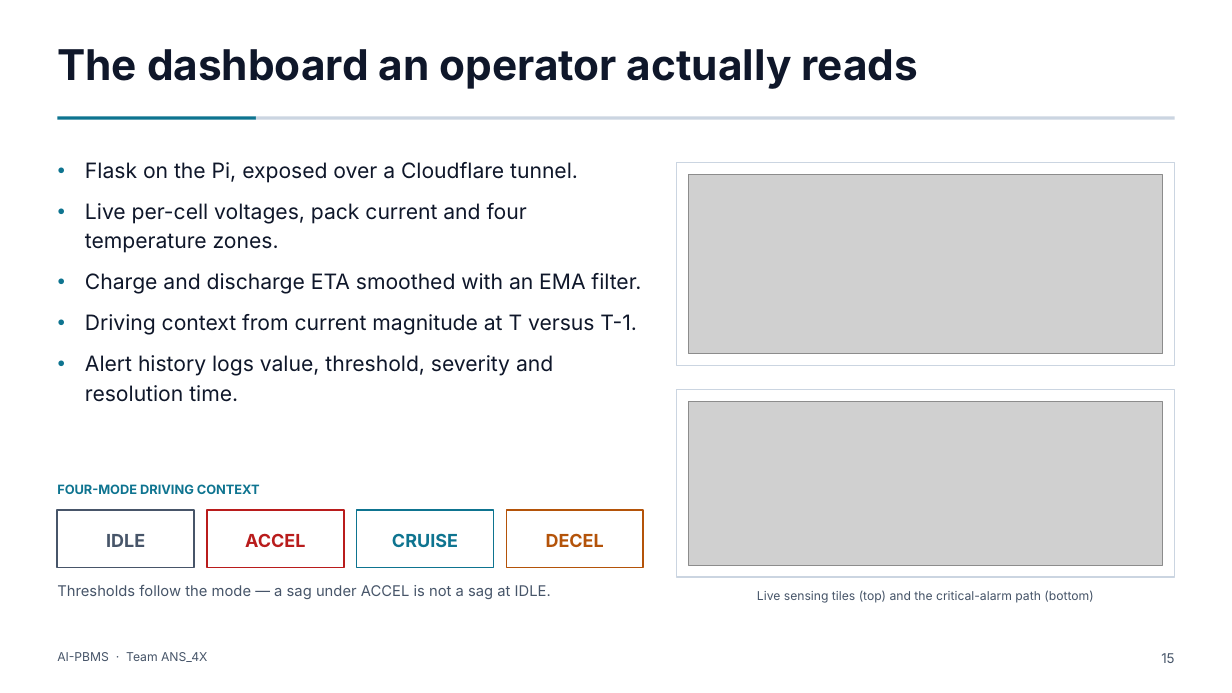
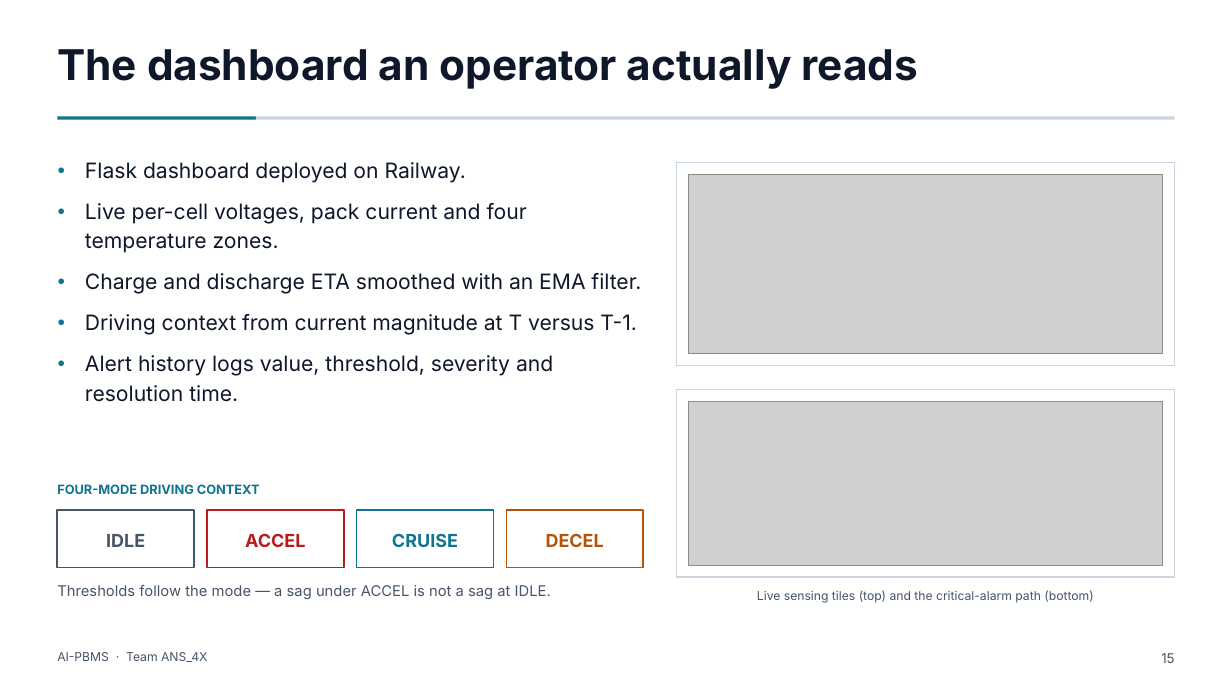
Before and after one commit to Adhi5504/Intelligent_BMS, a slide deck: slide 15 of AI_PBMS_Full_Deck.pptx. Drawn at 1232x693 pixels with LibreOffice and Linux fonts; fonts in the diff are those of the drawing; grey boxes stand for pictures. Boxes give left, top, right and bottom in pixels: in the first picture for what was removed or moved away, otherwise in the second. Text is boxed around its words. In the diff, an @@ line names an element or a change of style, - is before the commit and + after.

```diff
--- a/AI_PBMS_Full_Deck.pptx
+++ b/AI_PBMS_Full_Deck.pptx
@@ text at (85,162,466,183): text changed @@
-● Flask on the Pi, exposed over a Cloudflare tunnel.
+● Flask dashboard deployed on Railway.
```
Also in this commit, not shown: 4 other slides changed, 9 other files.
